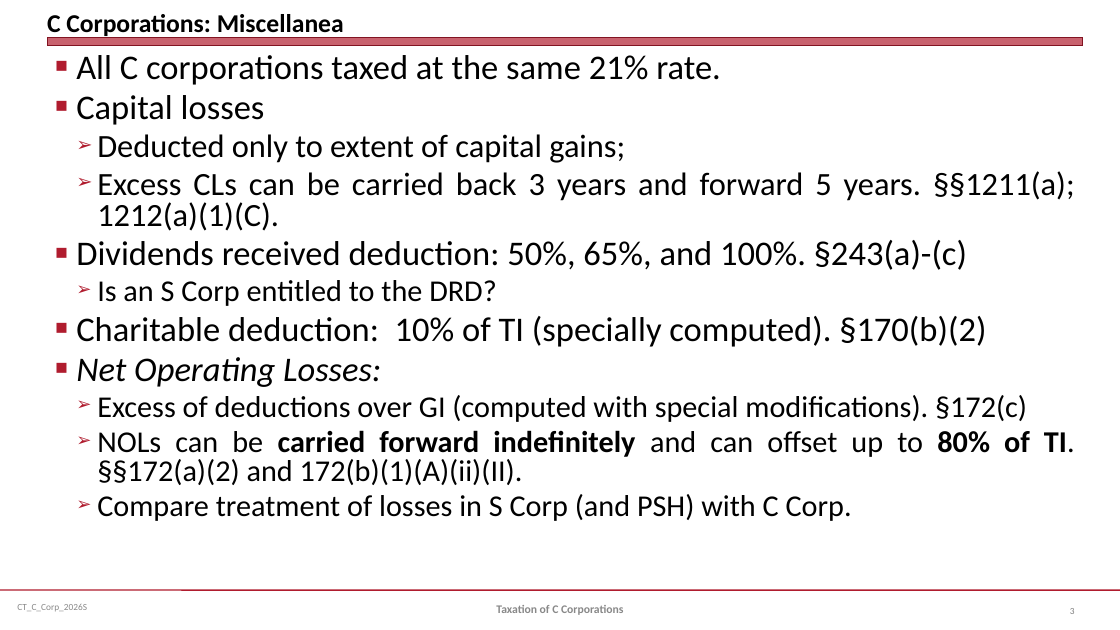
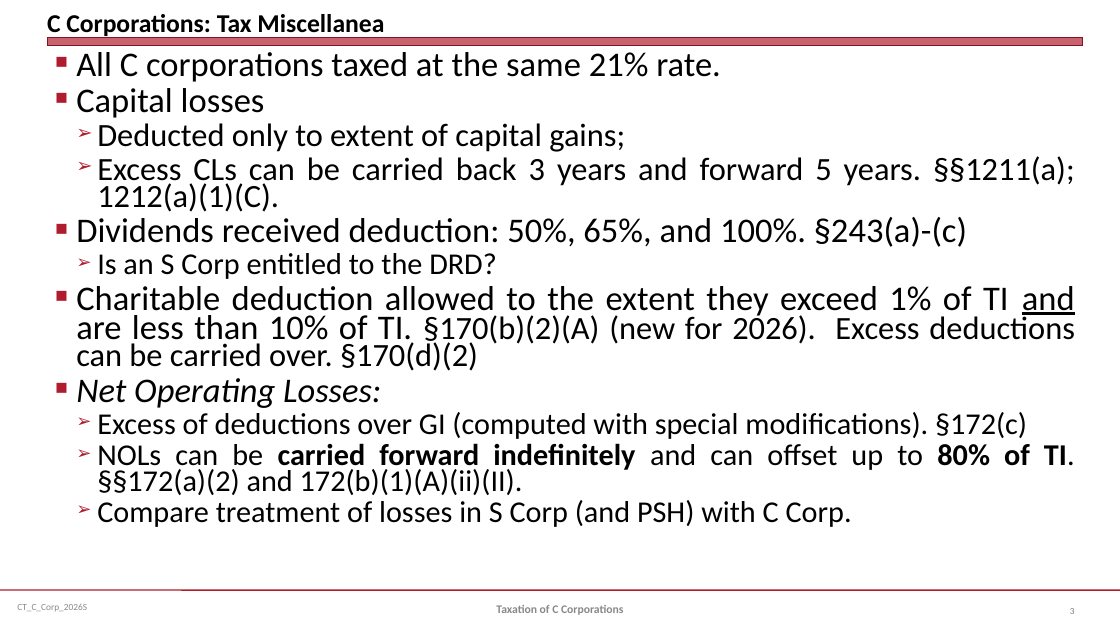
Before and after one commit to jmc877/Corporate-Tax, a slide deck: slide 3 of slides/CT_C_Corp_2026S.pptx. Drawn at 1120x630 pixels with LibreOffice and Linux fonts; fonts in the diff are those of the drawing. Boxes give left, top, right and bottom in pixels: in the first picture for what was removed or moved away, otherwise in the second. Text is boxed around its words. In the diff, an @@ line names an element or a change of style, - is before the commit and + after.

```diff
--- a/slides/CT_C_Corp_2026S.pptx
+++ b/slides/CT_C_Corp_2026S.pptx
@@ title at (47,14,384,38): text changed @@
-C Corporations: Miscellanea
+C Corporations: Tax Miscellanea
@@ text at (76,52,1075,527): line spacing 0.8 to 0.7 @@
@@ text at (76,286,1075,371): text changed @@
-■ Charitable deduction: 10% of TI (specially computed). §170(b)(2)
+■ Charitable deduction allowed to the extent they exceed 1% of TI and are less than 10% of TI. §170(b)(2)(A) (new for 2026). Excess deductions can be carried over. §170(d)(2)
```
Also in this commit, not shown: 18 other slides changed, 1 slide added, 1 slide removed, 2 other files.
